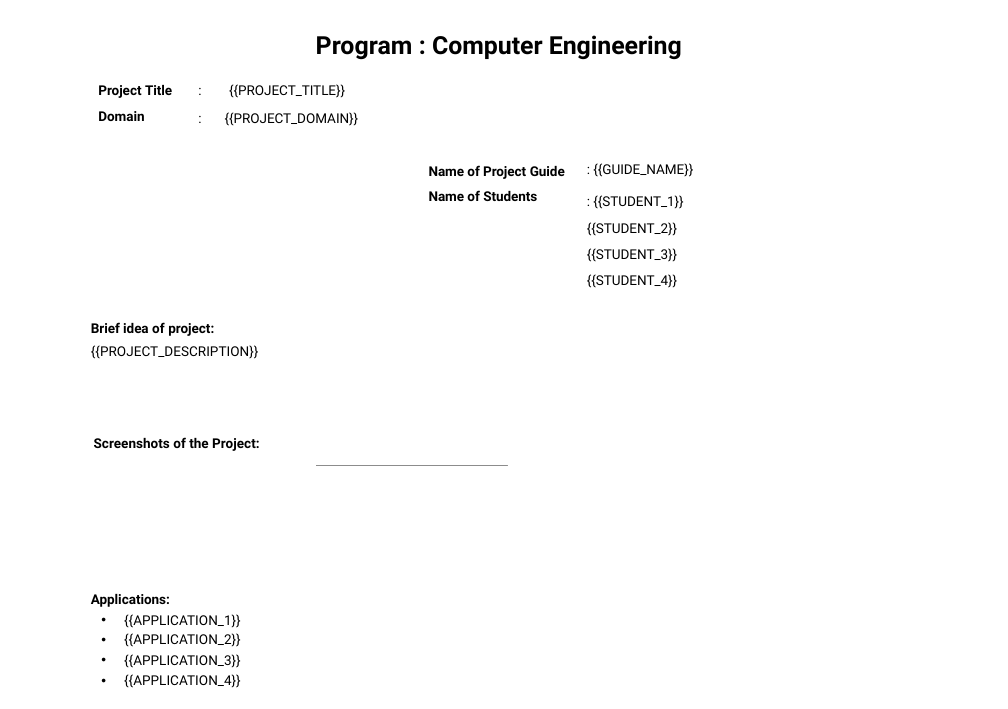
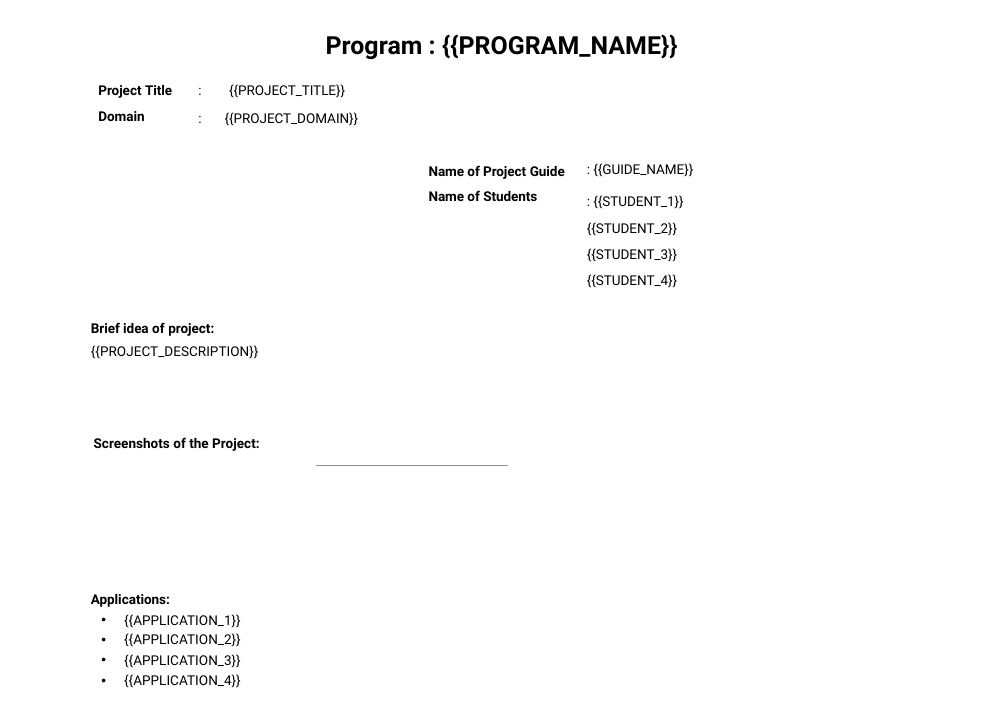
Before and after one commit to shubhamhegishte16/ppt-generator, a slide deck: slide 1 of shubh.pptx. Drawn at 1008x709 pixels with LibreOffice and Linux fonts; fonts in the diff are those of the drawing; grey boxes stand for pictures; background and template pictures are left out. Boxes give left, top, right and bottom in pixels: in the first picture for what was removed or moved away, otherwise in the second. Text is boxed around its words. In the diff, an @@ line names an element or a change of style, - is before the commit and + after.

Commit message:
Added program dropdown and updated font size

```diff
--- a/shubh.pptx
+++ b/shubh.pptx
@@ title at (x1=326, y1=34, x2=678, y2=59): text changed @@
-Program : Computer Engineering
+Program : {{PROGRAM_NAME}}
```
Also in this commit, not shown: 1 other file.
